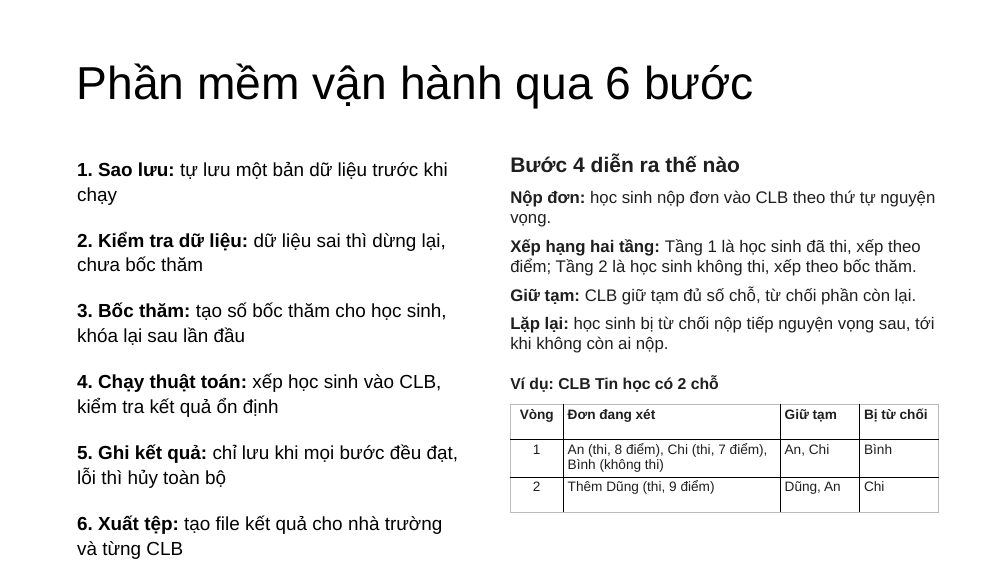
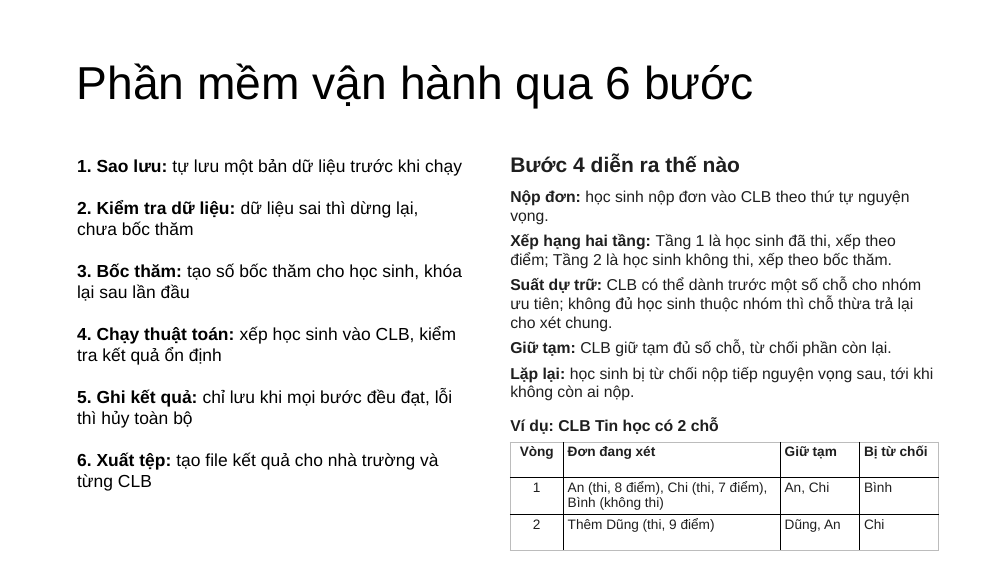
Before and after one commit to nguyenphanvantruong6969-arch/rbda-kiosk, a slide deck: slide 7 of THUYET_TRINH_KHKT_DA_SUA_FONT.pptx. Drawn at 1008x567 pixels with LibreOffice and Linux fonts; fonts in the diff are those of the drawing. Boxes give left, top, right and bottom in pixels: in the first picture for what was removed or moved away, otherwise in the second. Text is boxed around its words. In the diff, an @@ line names an element or a change of style, - is before the commit and + after.

```diff
--- a/THUYET_TRINH_KHKT_DA_SUA_FONT.pptx
+++ b/THUYET_TRINH_KHKT_DA_SUA_FONT.pptx
@@ text "1. Sao lưu: tự lưu ..." at [77,159,462,490]: size 18 to 16.6 pt; line spacing 1.1 to 1 @@
@@ text at [510,190,933,401]: size 16 to 15 pt in "Nộp đơn: học sinh nộp đơn vào ...", "Xếp hạng hai tầng: Tầng 1 là ...", "Giữ tạm: CLB giữ tạm đủ số ...", "Lặp lại: học sinh bị từ chối ..."; less space between paragraphs @@
@@ text at [510,278,921,332]: paragraph added @@
+Suất dự trữ: CLB có thể dành trước một số chỗ cho nhóm ưu tiên; không đủ học sinh thuộc nhóm thì chỗ thừa trả lại cho xét chung.
@@ text "Ví dụ: CLB Tin học ...": place and size @@
-text "Ví dụ: CLB Tin học ..." at [510,377,719,392]
+text "Ví dụ: CLB Tin học ..." at [510,418,719,434]
@@ table: place and size @@
-table at [510,405,939,510]
+table at [510,442,939,551]
```
Also in this commit, not shown: 3 other slides changed, 2 slides added.
